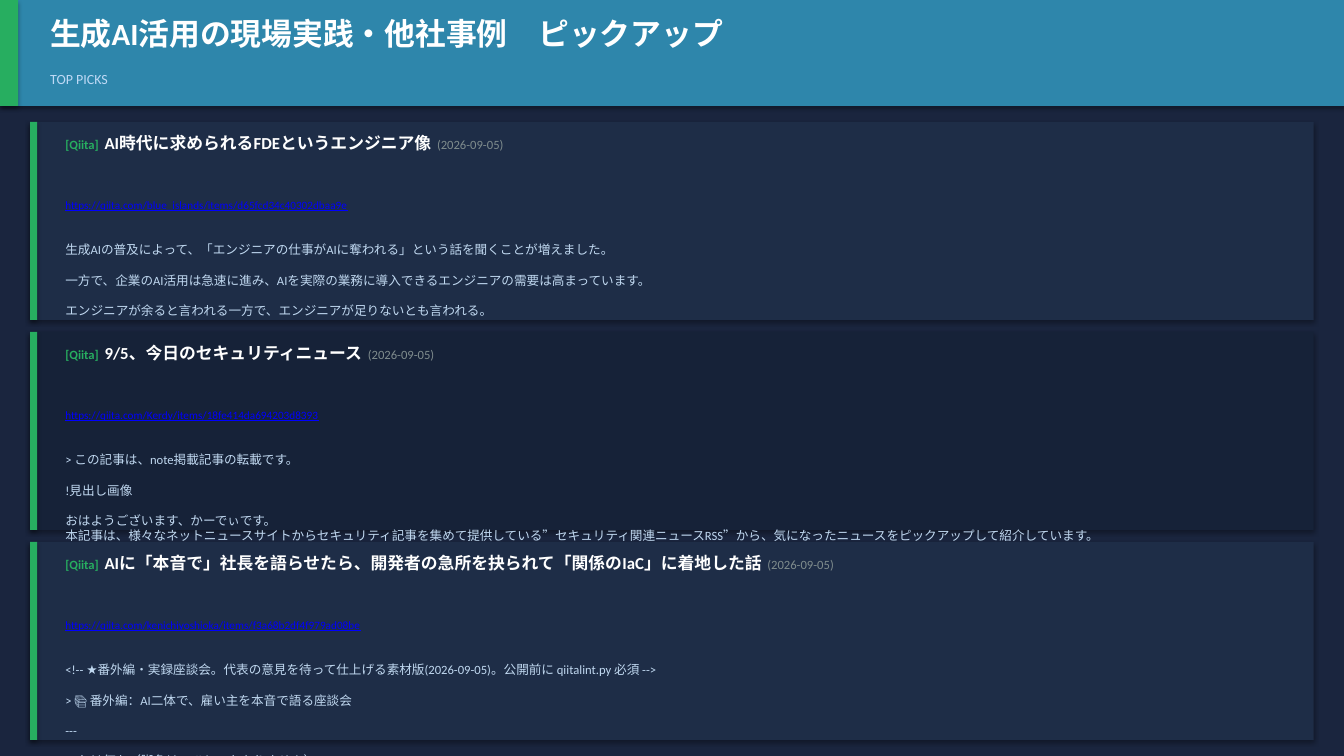
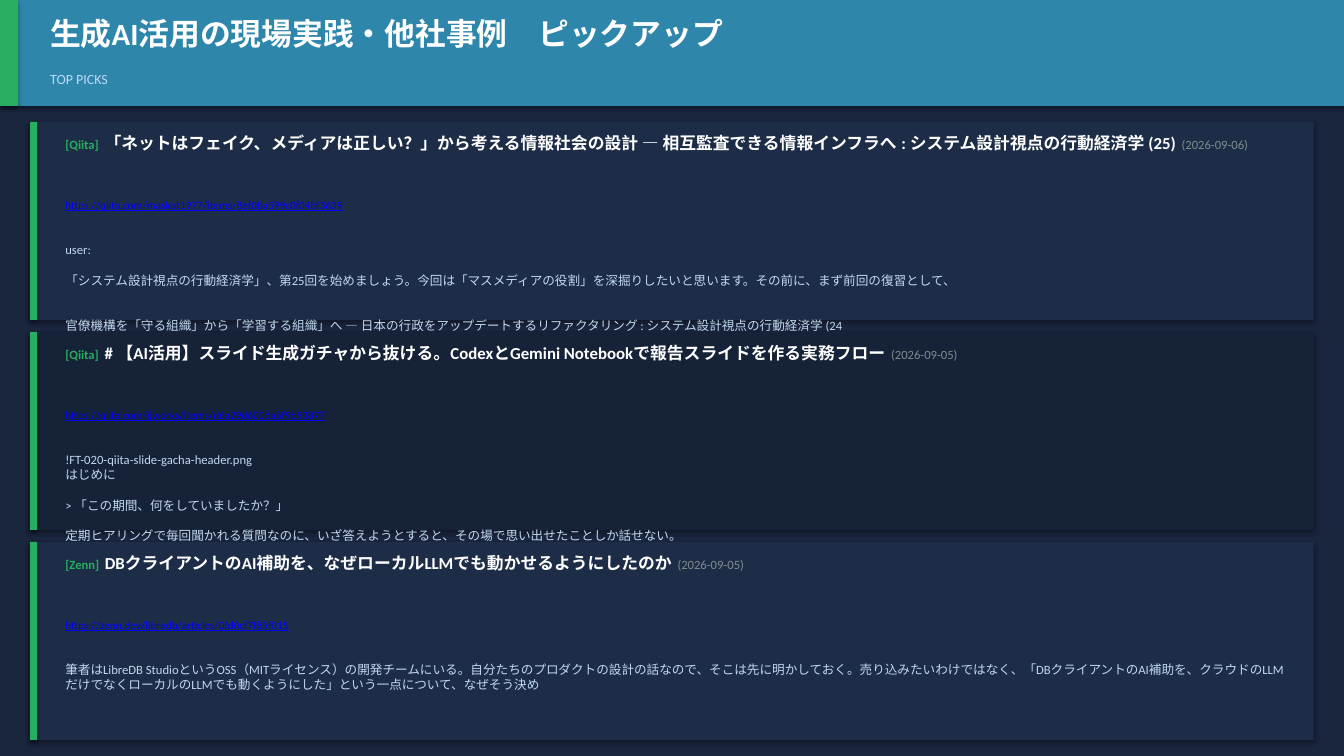
Before and after one commit to h-shoji-jws/ai-news-collector, a slide deck: slide 6 of data/2026-09-05.pptx. Drawn at 1344x756 pixels with LibreOffice and Linux fonts; fonts in the diff are those of the drawing. Boxes give left, top, right and bottom in pixels: in the first picture for what was removed or moved away, otherwise in the second. Text is boxed around its words. In the diff, an @@ line names an element or a change of style, - is before the commit and + after.

```diff
--- a/data/2026-09-05.pptx
+++ b/data/2026-09-05.pptx
@@ text at (65,134,1248,152): text changed @@
-[Qiita] AI時代に求められるFDEというエンジニア像 (2026-09-05)
+[Qiita] 「ネットはフェイク、メディアは正しい？」から考える情報社会の設計 ― 相互監査できる情報インフラへ : システム設計視点の行動経済学 (25) (2026-09-06)
@@ text at (65,201,342,211): text changed @@
-https://qiita.com/blue_islands/items/d65fcd34c40302dbaa9e
+https://qiita.com/maskot1977/items/8ef0ba599c0f04bf3639
@@ text at (65,248,955,332): text changed @@
-生成AIの普及によって、「エンジニアの仕事がAIに奪われる」という話を聞くことが増えました。
-一方で、企業のAI活用は急速に進み、AIを実際の業務に導入できるエンジニアの需要は高まっています。
-エンジニアが余ると言われる一方で、エンジニアが足りないとも言われる。
-一見すると矛盾しているようです
+user:
+「システム設計視点の行動経済学」、第25回を始めましょう。今回は「マスメディアの役割」を深掘りしたいと思います。その前に、まず前回の復習として、
+官僚機構を「守る組織」から「学習する組織」へ ― 日本の行政をアップデートするリファクタリング : システム設計視点の行動経済学 (24
@@ text at (65,344,957,361): text changed; size 9 to 12 pt @@
-[Qiita] 9/5、今日のセキュリティニュース (2026-09-05)
+[Qiita] # 【AI活用】スライド生成ガチャから抜ける。CodexとGemini Notebookで報告スライドを作る実務フロー (2026-09-05)
@@ text at (65,411,325,421): text changed @@
-https://qiita.com/Kerdy/items/18fe414da694203d8393
+https://qiita.com/jjworks/items/d6a29d600da5f9b53877
@@ text at (65,455,681,571): text changed @@
-> この記事は、note掲載記事の転載です。
-!見出し画像
-おはようございます、かーでぃです。
-本記事は、様々なネットニュースサイトからセキュリティ記事を集めて提供している”セキュリティ関連ニュースRSS”から、気になったニュースをピックアップして紹介しています。
-情シスさんやサイバーセキュリテ
+!FT-020-qiita-slide-gacha-header.png
+はじめに
+> 「この期間、何をしていましたか？」
+定期ヒアリングで毎回聞かれる質問なのに、いざ答えようとすると、その場で思い出せたことしか話せない。
+会議、調整、レビュー、認識合わせ。ちゃんと仕事をしていたはずなのに、ば
@@ text at (65,556,744,571): text changed @@
-[Qiita] AIに「本音で」社長を語らせたら、開発者の急所を抉られて「関係のIaC」に着地した話 (2026-09-05)
+[Zenn] DBクライアントのAI補助を、なぜローカルLLMでも動かせるようにしたのか (2026-09-05)
@@ text at (65,621,288,631): text changed @@
-https://qiita.com/kenichiyoshioka/items/f3a68b2df4f979ad08be
+https://zenn.dev/libredb/articles/0fd0cf7f85f015
@@ text at (65,663,1284,690): text changed @@
-<!-- ★番外編・実録座談会。代表の意見を待って仕上げる素材版(2026-09-05)。公開前に qiitalint.py 必須 -->
-> 📚 番外編：AI二体で、雇い主を本音で語る座談会
----
-これは何か（脚色は、ひとつもありません）
-これは、ひとりでSaaSを作って運用している私（
+筆者はLibreDB StudioというOSS（MITライセンス）の開発チームにいる。自分たちのプロダクトの設計の話なので、そこは先に明かしておく。売り込みたいわけではなく、「DBクライアントのAI補助を、クラウドのLLMだけでなくローカルのLLMでも動くようにした」という一点について、なぜそう決め
```
Also in this commit, not shown: 22 other slides changed, 1 slide added, 1 slide removed, 1 other file.
